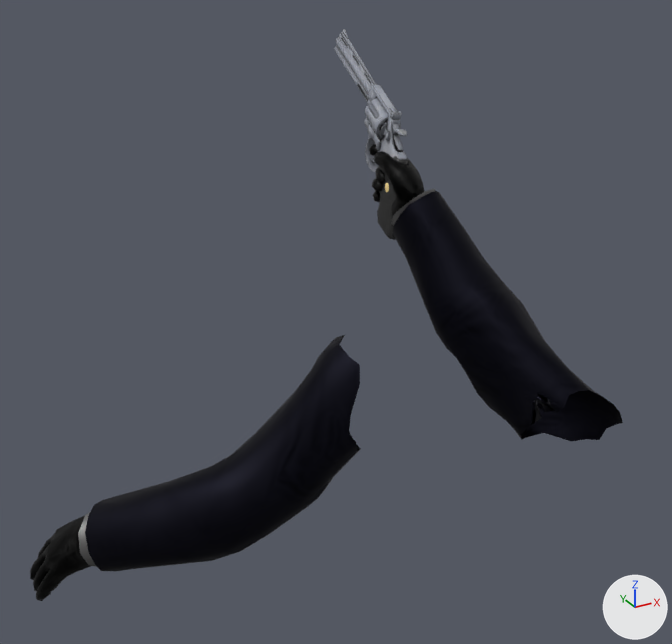
An edit to the OBJ model GameData/Animations/Revolver/Fire/frame_3.obj, drawn before and after from the same camera.
Rendered twice from a camera (50 mm lens) standing at (-1.003, -1.282, 0.346) and looking at (-0.167, 0.238, -0.414). The lights are fixed; the arrows at lower right show +X, +Y and +Z. Where no turn or scale is listed for an object, it has been applied to the vertices. Vertices at the same position are counted once.

In view in the first picture: 'Plane.001_meshId0_name.001', 'Plane.008_meshId0_name', 'PlayerModelMerged.001_PlayerModelMerged'.
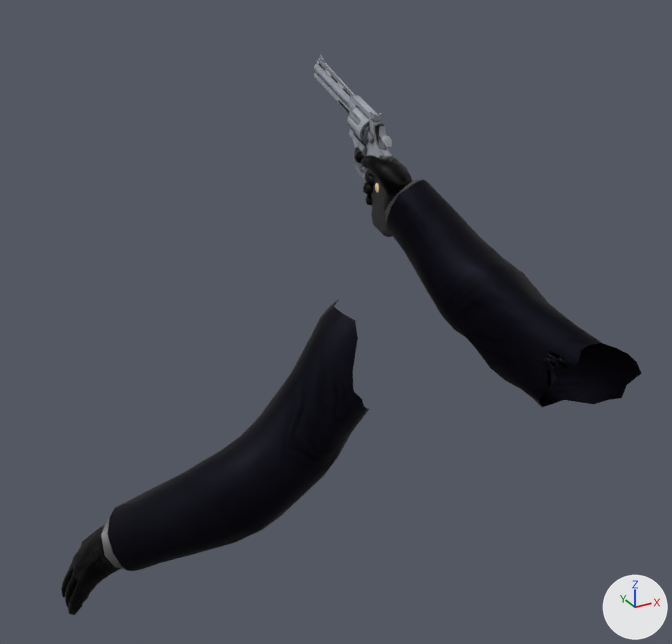
Where the change shows, as pixel boxes (x1, y1, x2, y2) in the pictures (672 x 644 px; the box of a moved part takes in the faces that stretch with it):
'PlayerModelMerged.001_PlayerModelMerged', reshaped
    before: (30, 144, 623, 601)
    after: (61, 152, 642, 615)
'Plane.008_meshId0_name', reshaped (8% wider, 14% shorter)
    before: (334, 29, 408, 240)
    after: (314, 55, 394, 237)
'Plane.001_meshId0_name.001', reshaped
    before: (365, 98, 401, 140)
    after: (347, 107, 370, 144)
part 3 of me_playermodelmerged_001_playermodelmerged, moved or reshaped
    before: (30, 516, 91, 601)
    after: (61, 525, 121, 615)
part 4 of me_playermodelmerged_001_playermodelmerged, moved or reshaped
    before: (391, 188, 435, 226)
    after: (385, 178, 423, 222)
part 5 of me_playermodelmerged_001_playermodelmerged, moved or reshaped
    before: (78, 511, 97, 567)
    after: (101, 518, 126, 570)
part 6 of me_playermodelmerged_001_playermodelmerged, moved or reshaped
    before: (85, 335, 361, 571)
    after: (108, 299, 369, 571)
part 7 of me_playermodelmerged_001_playermodelmerged, moved or reshaped
    before: (392, 191, 623, 441)
    after: (387, 180, 642, 407)
part 8 of me_playermodelmerged_001_playermodelmerged, moved or reshaped
    before: (369, 144, 425, 218)
    after: (355, 152, 412, 213)

What changed in the scene script:
```text
Change me_plane_001_meshid0_name_001:
    where me_plane_001_meshid0_name_001.from_pydata(...)  # 687 vertices, 1332 faces; spans x 0.0378..0.102, y 0.4176..0.4976, z -0.1079..-0.0227
    used by ob_plane_001_meshid0_name_001; location = (0.0, 0.0, 0.0)
    me_plane_001_meshid0_name_001 part 1: the whole mesh is multiplied about its middle by the matrix ((0.997, 0.0, -0.075), (0.01, 0.988, 0.127), (0.074, -0.187, 0.985)), then moved by (-0.0103, 0.0568, -0.0238)
Change me_plane_008_meshid0_name:
    where me_plane_008_meshid0_name.from_pydata(...)  # 2410 vertices, 4661 faces; spans x 0.027..0.106, y 0.336..0.705, z -0.306..0.101
    used by ob_plane_008_meshid0_name; location = (0.0, 0.0, 0.0)
    me_plane_008_meshid0_name part 2: the whole mesh is multiplied about its middle by the matrix ((0.997, 0.0, -0.075), (0.01, 0.988, 0.127), (0.074, -0.187, 0.985)), then moved by (-0.007, 0.051, -0.035)
Change me_playermodelmerged_001_playermodelmerged:
    used by ob_playermodelmerged_001_playermodelmerged; location = (0.0, 0.0, 0.0)
    remove me_playermodelmerged_001_playermodelmerged.from_pydata(...)  # 1157 vertices, 2192 faces; spans x -0.831..0.324, y -0.164..0.49, z -0.788..-0.124
    add me_playermodelmerged_001_playermodelmerged.from_pydata(...)  # 1157 vertices, 2192 faces; spans x -0.785..0.356, y -0.15..0.544, z -0.815..-0.137
    me_playermodelmerged_001_playermodelmerged part 3: the loose piece of 328 vertices spanning x -0.831..-0.674, y 0.055..0.229, z -0.788..-0.607 is multiplied about its middle by the matrix ((0.997, 0.0, -0.075), (0.01, 0.988, 0.127), (0.074, -0.187, 0.985)), then moved by (0.04, -0.028, -0.017)
    me_playermodelmerged_001_playermodelmerged part 4: the loose piece of 40 vertices spanning x 0.013..0.131, y 0.243..0.361, z -0.321..-0.18 is multiplied about its middle by the matrix ((0.997, 0.0, -0.075), (0.01, 0.988, 0.127), (0.074, -0.187, 0.985)), then moved by (0.004, 0.035, 0.008)
    me_playermodelmerged_001_playermodelmerged part 5: the loose piece of 40 vertices spanning x -0.759..-0.635, y 0.028..0.134, z -0.697..-0.587 is multiplied about its middle by the matrix ((0.997, 0.0, -0.075), (0.01, 0.988, 0.127), (0.074, -0.187, 0.985)), then moved by (0.035, -0.019, -0.002)
    me_playermodelmerged_001_playermodelmerged part 6: the loose piece of 213 vertices spanning x -0.747..-0.317, y -0.164..0.135, z -0.698..-0.281 is multiplied about its middle by the matrix ((0.997, 0.0, -0.075), (0.01, 0.988, 0.127), (0.074, -0.187, 0.985)), then moved by (0.023, 0.003, 0.026)
    me_playermodelmerged_001_playermodelmerged part 7: the loose piece of 208 vertices spanning x 0.01..0.324, y -0.111..0.356, z -0.69..-0.183 is multiplied about its middle by the matrix ((0.997, 0.0, -0.075), (0.01, 0.988, 0.127), (0.074, -0.187, 0.985)), then moved by (0.017, 0.015, 0.051)
    me_playermodelmerged_001_playermodelmerged part 8: 328 of 1157 vertices moved; they spanned x 0.02..0.109, y 0.274..0.49, z -0.279..-0.124 and now span x 0.017..0.107, y 0.313..0.544, z -0.274..-0.137; mean shift (-0.001, 0.043, -0.012); largest move (0.065, 0.485, -0.125) -> (0.058, 0.541, -0.153)
```
